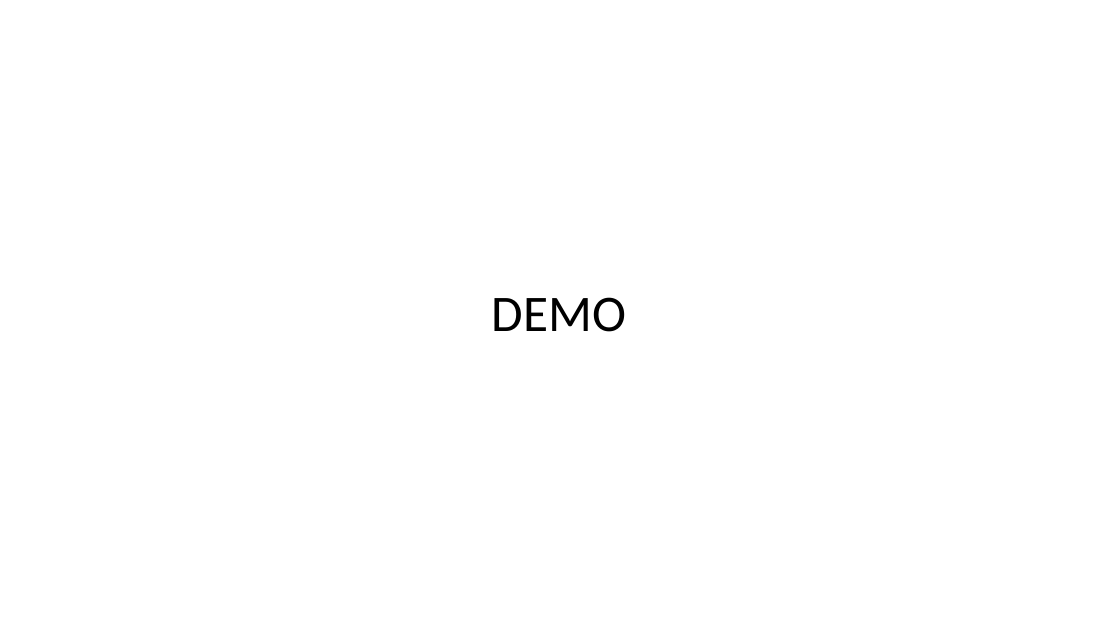
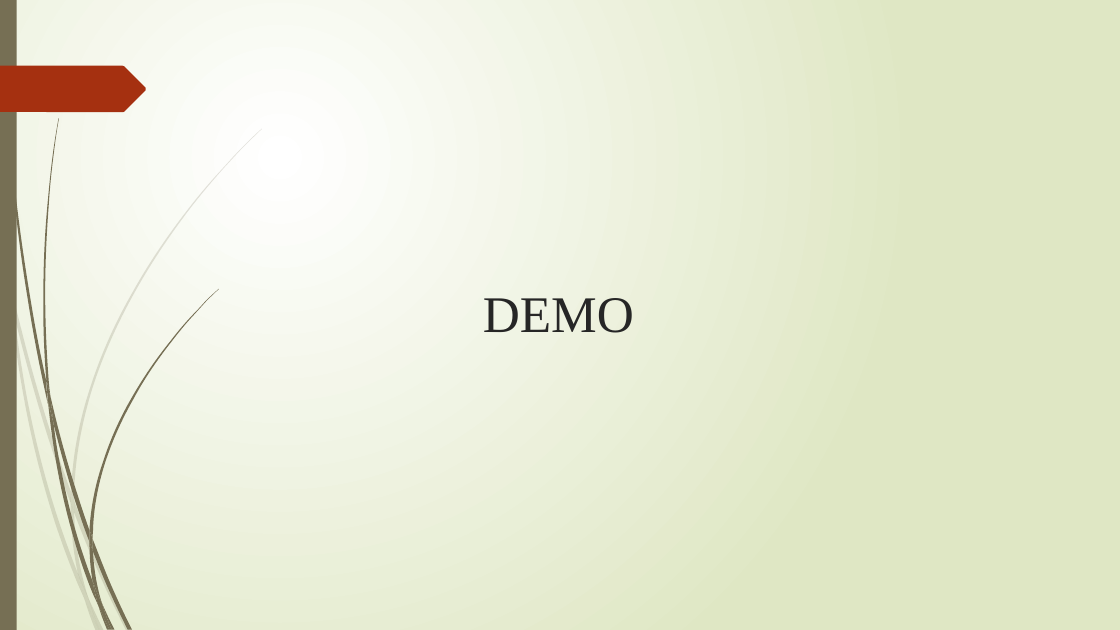
Before and after one commit to Joe-lin-ezra/BattleShip, a slide deck: slide 14 of doc/網路程式設計報告.pptx. Drawn at 1120x630 pixels with LibreOffice and Linux fonts; fonts in the diff are those of the drawing. Boxes give left, top, right and bottom in pixels: in the first picture for what was removed or moved away, otherwise in the second. Text is boxed around its words. In the diff, an @@ line names an element or a change of style, - is before the commit and + after.

```diff
--- a/doc/網路程式設計報告.pptx
+++ b/doc/網路程式設計報告.pptx
@@ background #FFFFFF to gradient #FFFFFF to #DFE8C4 @@
@@ rectangle added at bbox=[0, 0, 17, 630], fill #766F54 @@
@@ freeform shape added at bbox=[0, 66, 146, 112], fill #A53010 @@
@@ title "DEMO": place and size @@
-title "DEMO" at bbox=[492, 297, 626, 332]
+title "DEMO" at bbox=[483, 298, 634, 333]
@@ title "DEMO" at bbox=[483, 298, 634, 333]: font Calibri to Times New Roman, text colour #000000 to #262626; line spacing 0.9 to 1; vertical alignment middle to top @@
@@ group added at bbox=[0, 129, 262, 630]: 10 freeform shapes @@
@@ group added at bbox=[3, 0, 218, 630]: 12 freeform shapes @@
```
Also in this commit, not shown: 12 other slides changed, 1 slide added, 1 slide removed.
